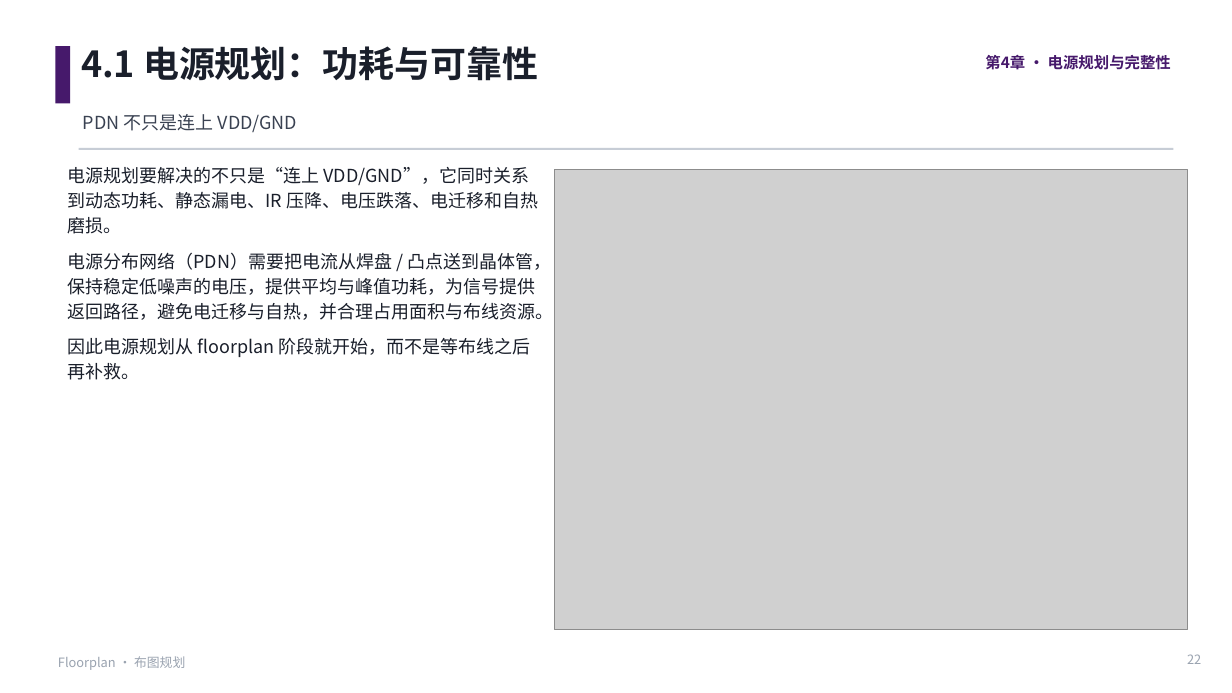
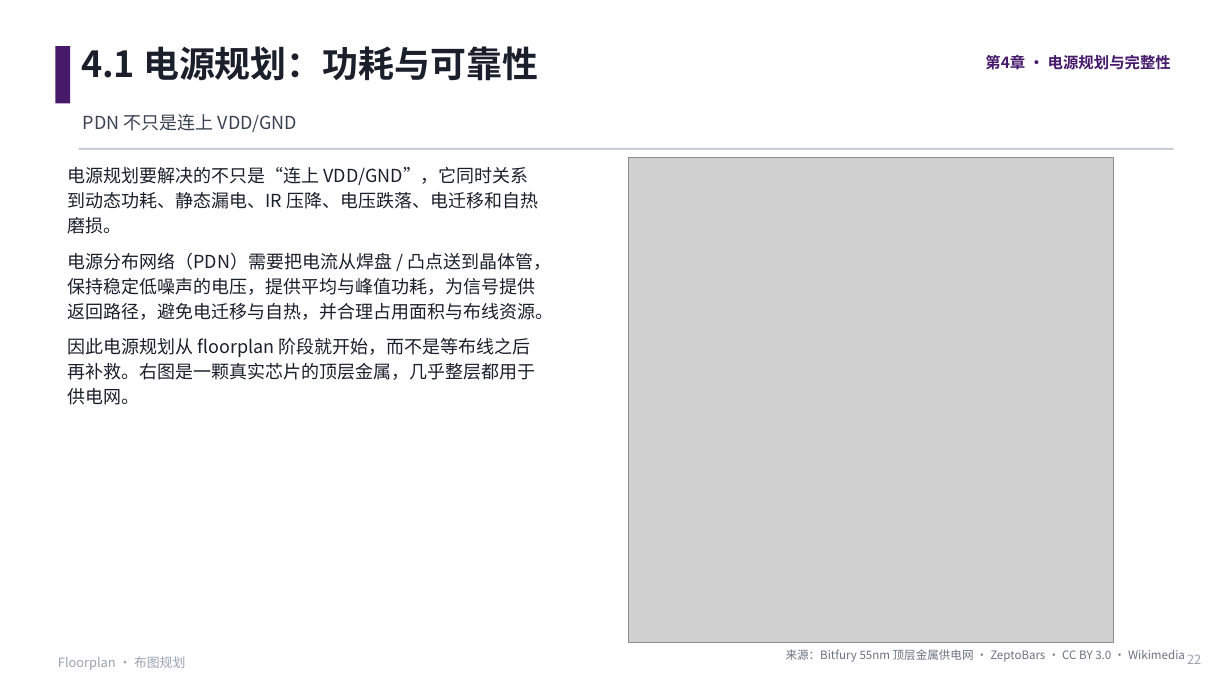
Before and after one commit to JinChengZ18/IC_Learning_Material, a slide deck: slide 22 of IC_Backend_Notes/slides/05_Floorplan - 副本.pptx. Drawn at 1232x693 pixels with LibreOffice and Linux fonts; fonts in the diff are those of the drawing; grey boxes stand for pictures. Boxes give left, top, right and bottom in pixels: in the first picture for what was removed or moved away, otherwise in the second. Text is boxed around its words. In the diff, an @@ line names an element or a change of style, - is before the commit and + after.

```diff
--- a/IC_Backend_Notes/slides/05_Floorplan - 副本.pptx
+++ b/IC_Backend_Notes/slides/05_Floorplan - 副本.pptx
@@ picture: place and size @@
-picture at <box>555,169,1188,629</box>
+picture at <box>628,157,1113,642</box>
@@ text at <box>67,338,535,405</box>: text changed @@
-因此电源规划从 floorplan 阶段就开始，而不是等布线之后再补救。
+因此电源规划从 floorplan 阶段就开始，而不是等布线之后再补救。右图是一颗真实芯片的顶层金属，几乎整层都用于供电网。
@@ text added at <box>786,649,1185,662</box>, 9 pt, text #6B7280 @@
+来源：Bitfury 55nm 顶层金属供电网 · ZeptoBars · CC BY 3.0 · Wikimedia
```
Also in this commit, not shown: 10 other slides changed, 20 other files.
